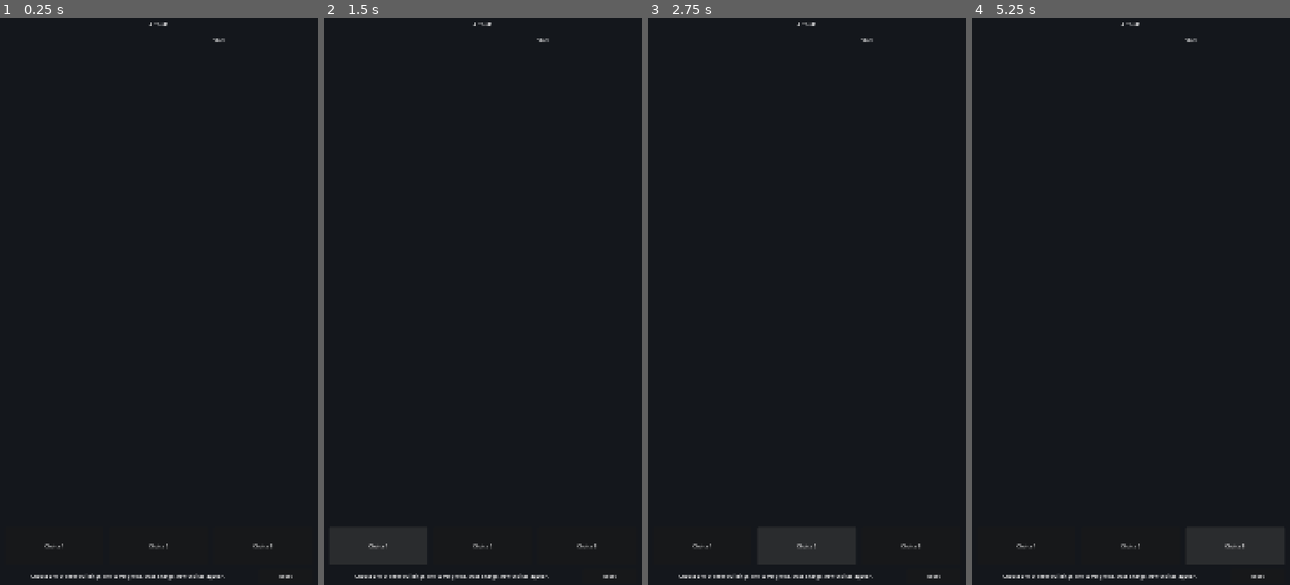
Above: before the commit, frames 1-4 (left to right).
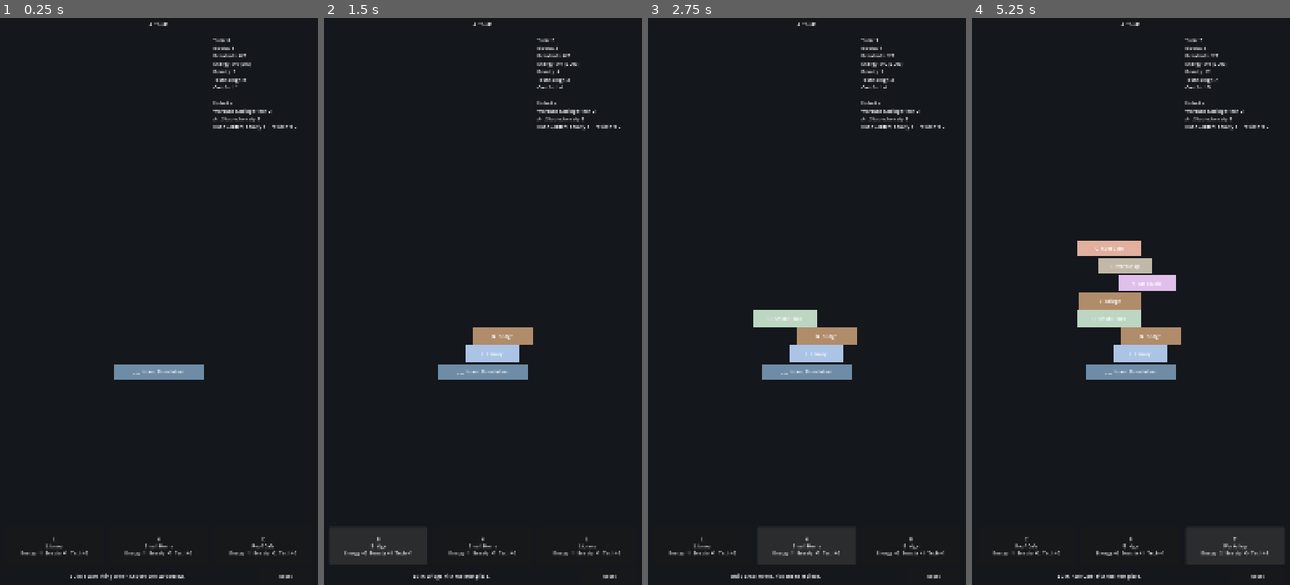
Above: after the commit, the same moments.

Repository: JUSTConnect/artbuild
Game: Godot game, scene res://scenes/main.tscn
Same seed, same stepped clock (60 frames per second), same inputs: the game is played once before the commit and once after it.
Inputs:
- Up to frame 1 (0.25 s): no input
- Up to frame 2 (1.5 s): click "Choice 1" (after the commit: "L Library Energy -1 Beauty +1…") at 0.5 s; click "Choice 1" (after the commit: "B Bridge Energy +0 Beauty +1 …") at 1.25 s
- Up to frame 3 (2.75 s): click "Choice 2" (after the commit: "H Small Home Energy -1 Beauty…") at 2 s
- Up to frame 4 (5.25 s): click "Choice 3" (after the commit: "B Bridge Energy +0 Beauty +1 …") at 2.75 s; click "Choice 1" (after the commit: "A Art Studio Energy -1 Beauty…") at 3.5 s; click "Choice 2" (after the commit: "T Workshop Energy -2 Beauty +…") at 4.25 s; click "Choice 3" (after the commit: "C Roof Cafe Energy -1 Beauty …") at 5 s

The runs differ from the first frame. In frame 1, 2.0% of the frame differs, in the area x 6-94%, y 3-100%; in frame 2, 3.2%; in frame 3, 3.8%; in frame 4, 5.9%.
Error before the commit: Invalid assignment of property or key 'text' with value of type 'String' on a base object of type 'null instance'. (res://scripts/main.gd:6)

Commit message:
Add playable Godot loop

Diff:
--- a/scripts/main.gd
+++ b/scripts/main.gd
@@ -1,6 +1,240 @@
 extends Control
 
-@onready var status_label: Label = $Status
+const BUILDINGS := [
+	{
+		"id": "home",
+		"title": "Small Home",
+		"glyph": "H",
+		"color": Color(0.74, 0.84, 0.76, 1.0),
+		"residents": 2,
+		"energy": -1,
+		"beauty": 1,
+		"tech": 0,
+		"comfort": 0
+	},
+	{
+		"id": "cafe",
+		"title": "Roof Cafe",
+		"glyph": "C",
+		"color": Color(0.88, 0.69, 0.62, 1.0),
+		"residents": 0,
+		"energy": -1,
+		"beauty": 2,
+		"tech": 0,
+		"comfort": 3
+	},
+	{
+		"id": "library",
+		"title": "Library",
+		"glyph": "L",
+		"color": Color(0.67, 0.77, 0.90, 1.0),
+		"residents": 0,
+		"energy": -1,
+		"beauty": 1,
+		"tech": 2,
+		"comfort": 2
+	},
+	{
+		"id": "workshop",
+		"title": "Workshop",
+		"glyph": "T",
+		"color": Color(0.76, 0.72, 0.66, 1.0),
+		"residents": 0,
+		"energy": -2,
+		"beauty": 0,
+		"tech": 3,
+		"comfort": 0
+	},
+	{
+		"id": "studio",
+		"title": "Art Studio",
+		"glyph": "A",
+		"color": Color(0.88, 0.75, 0.92, 1.0),
+		"residents": 0,
+		"energy": -1,
+		"beauty": 4,
+		"tech": 0,
+		"comfort": 1
+	},
+	{
+		"id": "windmill",
+		"title": "Windmill",
+		"glyph": "W",
+		"color": Color(0.91, 0.86, 0.55, 1.0),
+		"residents": 0,
+		"energy": 3,
+		"beauty": 0,
+		"tech": 1,
+		"comfort": 0
+	},
+	{
+		"id": "garden",
+		"title": "Roof Garden",
+		"glyph": "G",
+		"color": Color(0.49, 0.75, 0.50, 1.0),
+		"residents": 0,
+		"energy": 0,
+		"beauty": 3,
+		"tech": 0,
+		"comfort": 2
+	},
+	{
+		"id": "bridge",
+		"title": "Bridge",
+		"glyph": "B",
+		"color": Color(0.69, 0.55, 0.42, 1.0),
+		"residents": 0,
+		"energy": 0,
+		"beauty": 1,
+		"tech": 1,
+		"comfort": 1
+	}
+]
+
+@onready var tower: Control = $TowerArea/Tower
+@onready var stats: Label = $Stats
+@onready var choice_buttons: Array[Button] = [$ChoiceBar/Choice1, $ChoiceBar/Choice2, $ChoiceBar/Choice3]
+@onready var hint: Label = $Hint
+@onready var reset_button: Button = $ResetButton
+
+var placed_blocks: Array[Dictionary] = []
+var current_choices: Array[Dictionary] = []
+var turn := 0
+var population := 0
+var capacity := 0
+var energy_produced := 0
+var energy_required := 0
+var beauty := 0
+var technology := 0
+var comfort := 0
+var rng := RandomNumberGenerator.new()
 
 func _ready() -> void:
-	status_label.text = "Artbuild Godot scaffold ready\n\nNext step: port domain systems from src/domain and src/game into GDScript or a Godot-friendly runtime adapter."
+	rng.randomize()
+	for index in choice_buttons.size():
+		choice_buttons[index].pressed.connect(_on_choice_pressed.bind(index))
+	reset_button.pressed.connect(reset_game)
+	reset_game()
+
+func reset_game() -> void:
+	for child in tower.get_children():
+		child.queue_free()
+	placed_blocks.clear()
+	turn = 0
+	population = 0
+	capacity = 0
+	energy_produced = 0
+	energy_required = 0
+	beauty = 2
+	technology = 0
+	comfort = 1
+	_add_visual_block({
+		"title": "Island Foundation",
+		"glyph": "___",
+		"color": Color(0.43, 0.55, 0.65, 1.0)
+	}, 0)
+	roll_choices()
+	update_stats()
+	hint.text = "Build a calm living tower. Choose one card below."
+
+func _on_choice_pressed(index: int) -> void:
+	if index < 0 or index >= current_choices.size():
+		return
+	build(current_choices[index])
+
+func build(definition: Dictionary) -> void:
+	turn += 1
+	placed_blocks.append(definition)
+	capacity += int(definition.residents)
+	energy_produced += max(int(definition.energy), 0)
+	energy_required += abs(min(int(definition.energy), 0))
+	beauty += int(definition.beauty)
+	technology += int(definition.tech)
+	comfort += int(definition.comfort)
+	population = min(capacity, max(0, comfort * 2))
+	_add_visual_block(definition, placed_blocks.size())
+	roll_choices()
+	update_stats()
+	hint.text = "Built: %s. Pick the next piece." % definition.title
+
+func roll_choices() -> void:
+	current_choices.clear()
+	var pool := _available_pool()
+	pool.shuffle()
+	for index in min(3, pool.size()):
+		current_choices.append(pool[index])
+	for index in choice_buttons.size():
+		if index < current_choices.size():
+			var item := current_choices[index]
+			choice_buttons[index].disabled = false
+			choice_buttons[index].text = "%s\n%s\nEnergy %+d  Beauty +%d  Tech +%d" % [
+				item.glyph,
+				item.title,
+				int(item.energy),
+				int(item.beauty),
+				int(item.tech)
+			]
+		else:
+			choice_buttons[index].disabled = true
+			choice_buttons[index].text = "No choice"
+
+func _available_pool() -> Array[Dictionary]:
+	var pool: Array[Dictionary] = []
+	for item in BUILDINGS:
+		if _is_unlocked(item):
+			pool.append(item)
+	return pool
+
+func _is_unlocked(item: Dictionary) -> bool:
+	match item.id:
+		"workshop":
+			return technology >= 2
+		"studio":
+			return beauty >= 5
+		"garden":
+			return beauty >= 6 and population >= 2
+		"bridge":
+			return technology >= 2
+		_:
+			return true
+
+func _add_visual_block(definition: Dictionary, index: int) -> void:
+	var block := ColorRect.new()
+	var width := 180.0 + float(rng.randi_range(-28, 34))
+	if definition.glyph == "___":
+		width = 300.0
+	var height := 54.0
+	var x_offset := float(rng.randi_range(-72, 72))
+	if index == 0:
+		x_offset = 0.0
+	var y := 650.0 - float(index) * 58.0
+	block.position = Vector2(240.0 - width / 2.0 + x_offset, y)
+	block.size = Vector2(width, height)
+	block.color = definition.color
+	block.mouse_filter = Control.MOUSE_FILTER_IGNORE
+	tower.add_child(block)
+
+	var label := Label.new()
+	label.position = block.position
+	label.size = block.size
+	label.text = "%s  %s" % [definition.glyph, definition.title]
+	label.horizontal_alignment = HORIZONTAL_ALIGNMENT_CENTER
+	label.vertical_alignment = VERTICAL_ALIGNMENT_CENTER
+	label.mouse_filter = Control.MOUSE_FILTER_IGNORE
+	tower.add_child(label)
+
+func update_stats() -> void:
+	var energy_balance := energy_produced - energy_required
+	var energy_state := "OK" if energy_balance >= 0 else "LOW"
+	stats.text = "Turn: %d\nBlocks: %d\nResidents: %d/%d\nEnergy: %d/%d (%s)\nBeauty: %d\nTechnology: %d\nComfort: %d\n\nUnlocks:\nWorkshop/Bridge: tech 2\nArt Studio: beauty 5\nRoof Garden: beauty 6 + residents 2" % [
+		turn,
+		placed_blocks.size() + 1,
+		population,
+		capacity,
+		energy_produced,
+		energy_required,
+		energy_state,
+		beauty,
+		technology,
+		comfort
+	]
